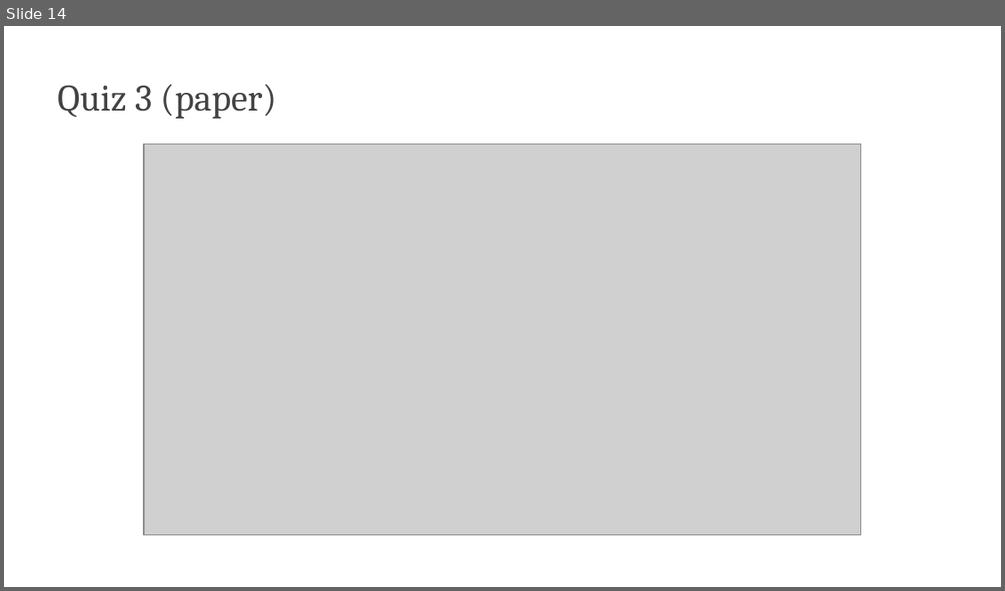
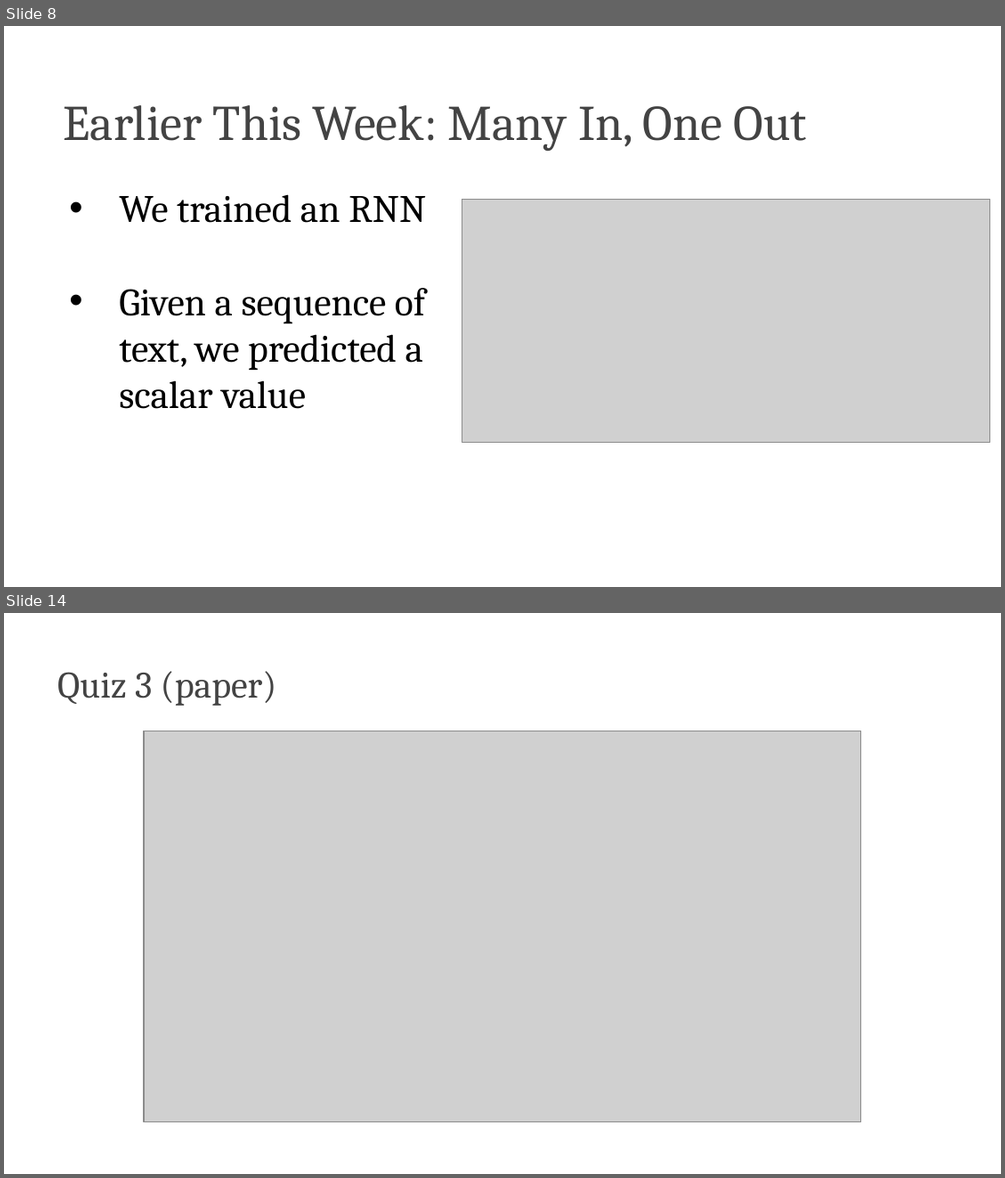
Before and after one commit to edavalosanaya/CSCI3495_NLP_LLMs_Student, a slide deck: weeks/week-05/class-02/lecture/slides.pptx. Shown one above the other, each under a label of ours: slide 14 before the commit, slides 8 and 14 after it; the slides between them are not shown. The pictures are 1005x591 and 1005x1178 pixels, drawn with LibreOffice and Linux fonts; fonts in the diff are those of the drawing; grey boxes stand for pictures; background and template pictures are left out. Boxes give left, top, right and bottom in pixels: in the first picture for what was removed or moved away, otherwise in the second. Text is boxed around its words. In the diff, an @@ line names an element or a change of style, - is before the commit and + after.

```diff
--- a/weeks/week-05/class-02/lecture/slides.pptx
+++ b/weeks/week-05/class-02/lecture/slides.pptx
@@ slide 8 added at [4,26,1001,587], background #FFFFFF @@
@@ title added at [64,105,807,151], 36 pt, text #434343 @@
+Earlier This Week: Many In, One Out
@@ text added at [119,194,426,409], 28 pt, text #000000 @@
+• We trained an RNN
+• Given a sequence of text, we predicted a scalar value
@@ picture added at [461,200,990,442] @@
```
Also in this commit, not shown: 1 slide changed, 12 other slides added, 14 slides removed, 35 other files.
